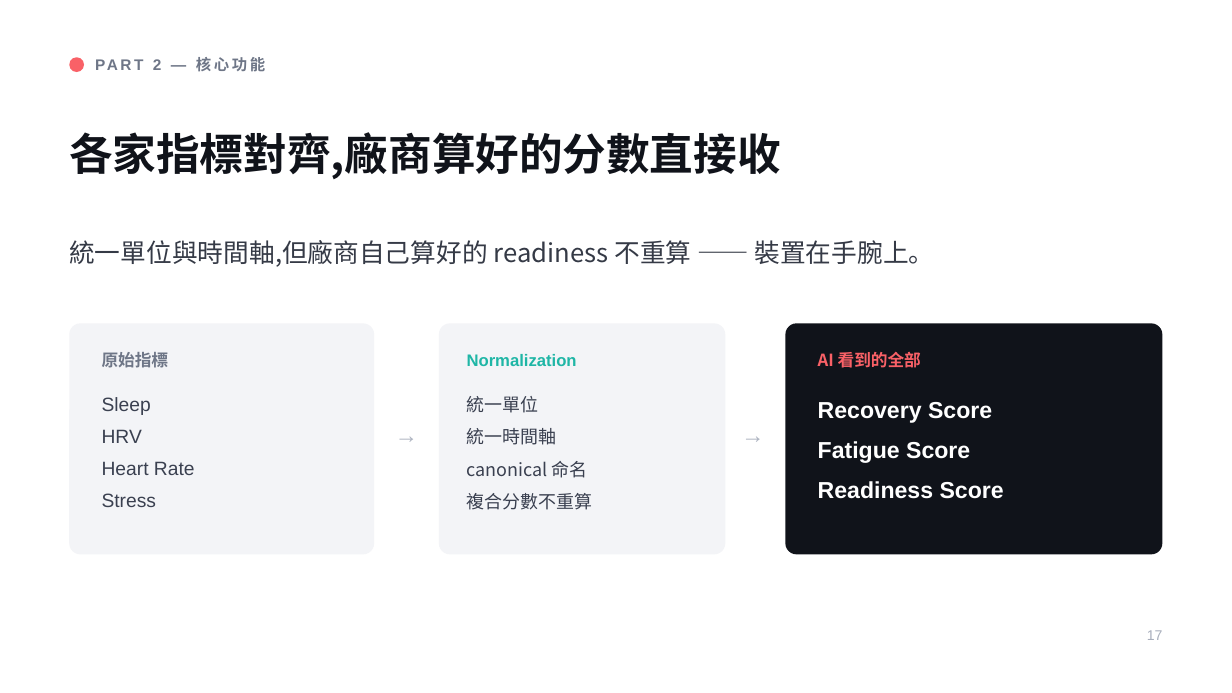
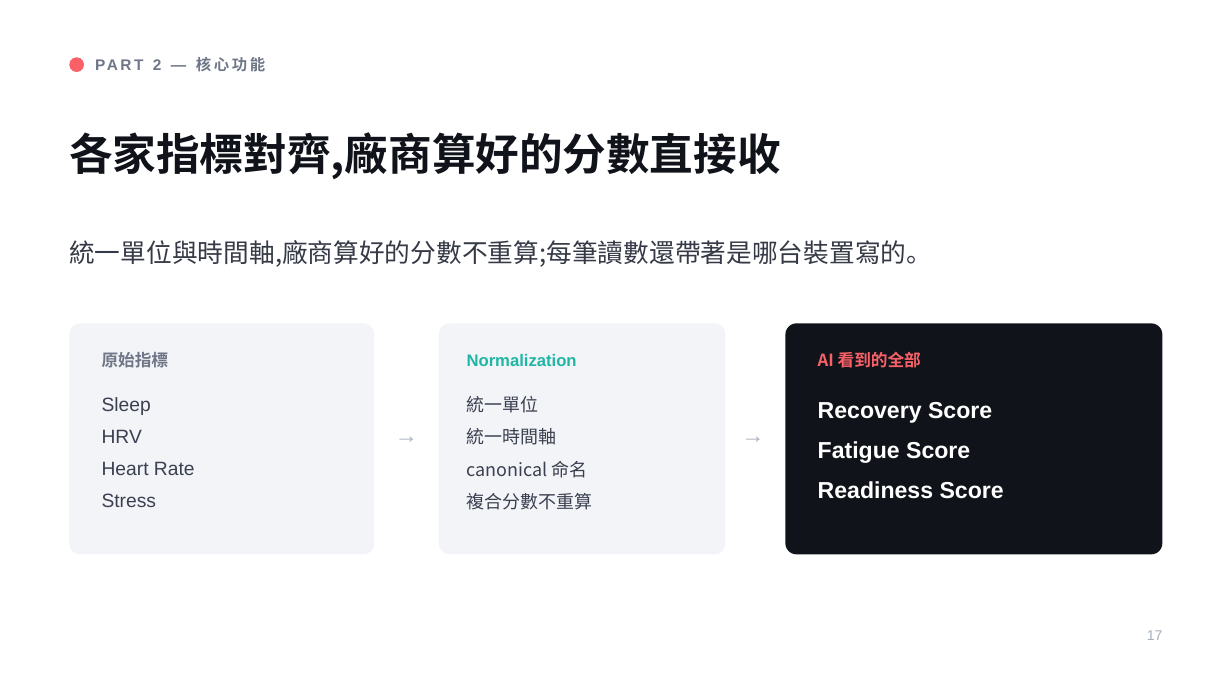
Before and after one commit to henryyeh182/evidra, a slide deck: slide 17 of docs/Fitness-MCP-Product-Vision.pptx. Drawn at 1232x693 pixels with LibreOffice and Linux fonts; fonts in the diff are those of the drawing. Boxes give left, top, right and bottom in pixels: in the first picture for what was removed or moved away, otherwise in the second. Text is boxed around its words. In the diff, an @@ line names an element or a change of style, - is before the commit and + after.

```diff
--- a/docs/Fitness-MCP-Product-Vision.pptx
+++ b/docs/Fitness-MCP-Product-Vision.pptx
@@ text at [69,240,932,267]: text changed @@
-統一單位與時間軸,但廠商自己算好的 readiness 不重算 —— 裝置在手腕上。
+統一單位與時間軸,廠商算好的分數不重算;每筆讀數還帶著是哪台裝置寫的。
```
Also in this commit, not shown: 2 other slides changed, 1 other file.
